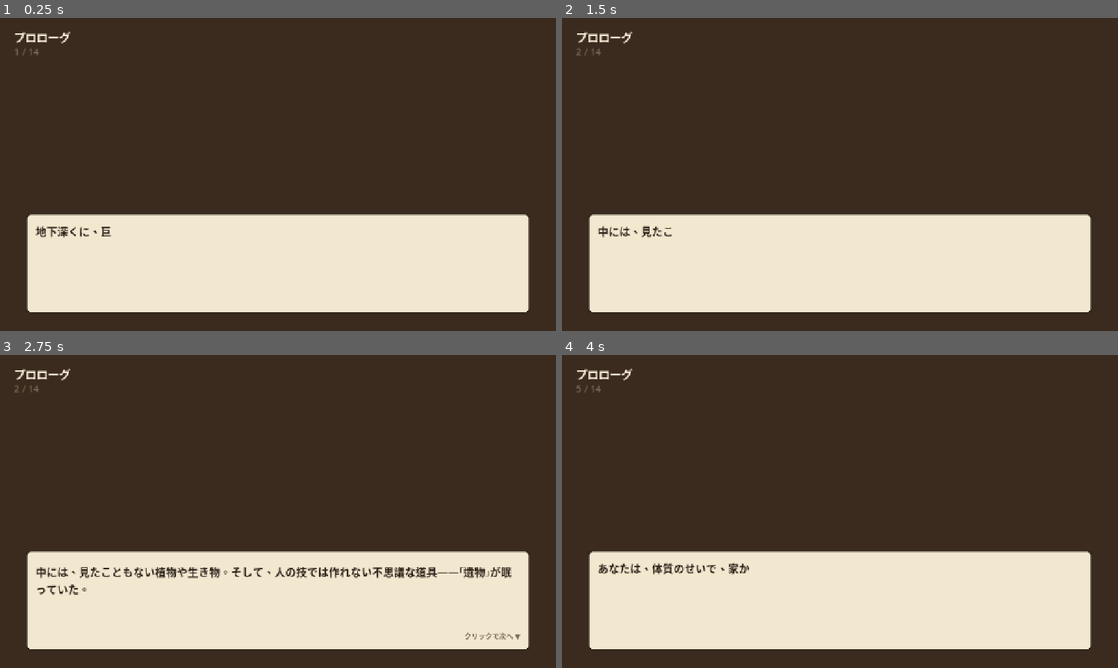
Above: before the commit, frames 1-4 (two rows, left to right).
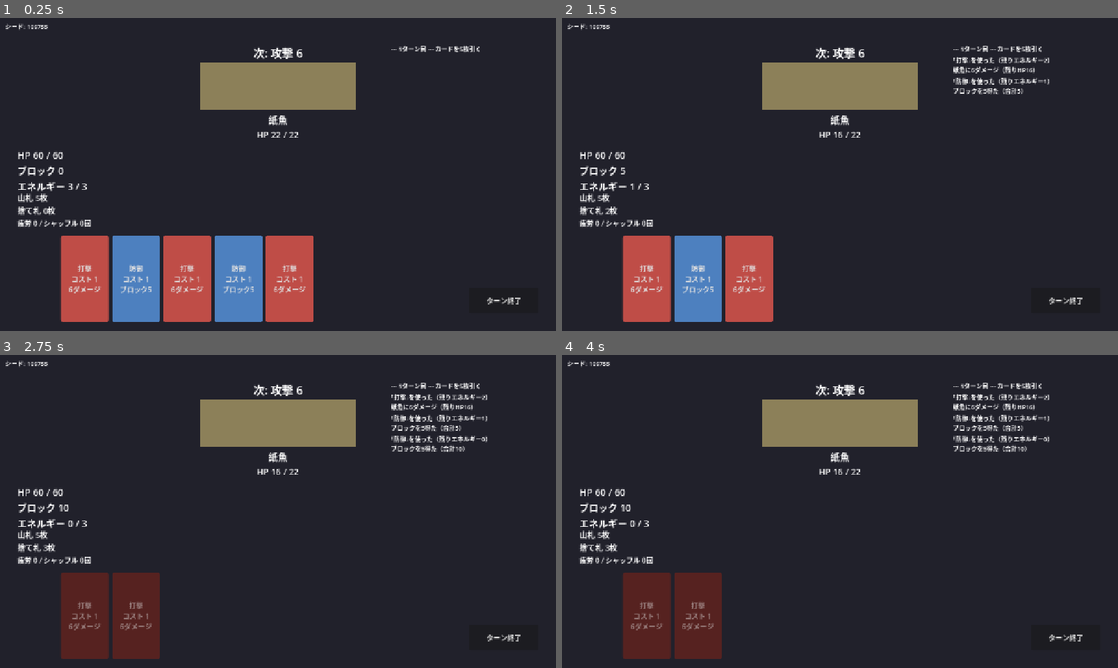
Above: after the commit, the same moments.

Repository: syamisenn99-lab/Game
Game: Godot game, scene res://scenes/battle/battle.tscn
The game is run twice, just before and just after one commit, with the same random seed, the same clock (stepped at 60 frames per second) and the same inputs. Before the commit the project starts from res://scenes/prep_screen.tscn.
Inputs (mouse positions are in pixels of both pictures, inside the frame that each line leads up to):
- Up to frame 1 (0.25 s): no input
- Up to frame 2 (1.5 s): click (645, 277) at 0.5 s, where only the run after the commit has a clickable "打撃 コスト 1 6ダメージ"; click (645, 277) at 1.25 s, where only the run after the commit has a clickable "防御 コスト 1 ブロック5"
- Up to frame 3 (2.75 s): click (133, 614) at 2 s, where only the run after the commit has a clickable "防御 コスト 1 ブロック5"
- Up to frame 4 (4 s): tap Enter (ui_accept) at 2.75, 3.02 s; move the mouse to (962, 495) at 2.77 s; click (962, 495) at 2.92 s; drag from (728, 527) to (812, 574) at 3.52 s

The runs differ from the first frame. In frame 1, 99% of the frame differs, in the area x 0-100%, y 0-100%; in frame 2, 99%; in frame 3, 99%; in frame 4, 99%.

Commit message:
メインシーンを戦闘画面に変更（F5で引き算デッキが始まる）
Co-Authored-By: Claude Sonnet 5.5 <noreply@anthropic.com>
Claude-Session: https://claude.ai/code/session_018te2VXwegXGadWkc6K9Gkx

Diff:
--- a/project.godot
+++ b/project.godot
@@ -10,8 +10,8 @@
 
 [application]
 
-config/name="安楽椅子冒険者"
-run/main_scene="res://scenes/prep_screen.tscn"
+config/name="引き算デッキ"
+run/main_scene="res://scenes/battle/battle.tscn"
 config/features=PackedStringArray("4.6")
 
 [autoload]
Not shown, changed: README.md
